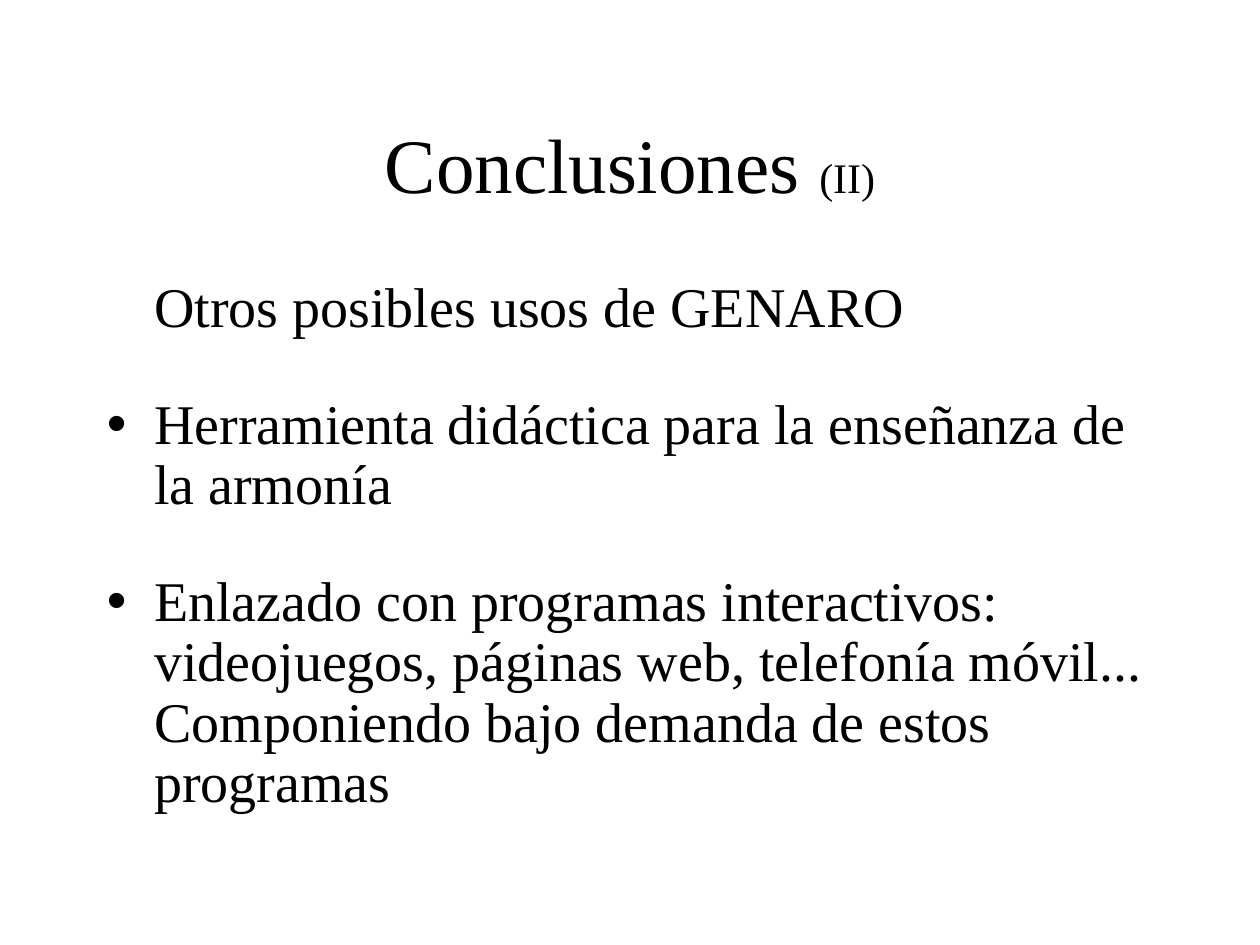
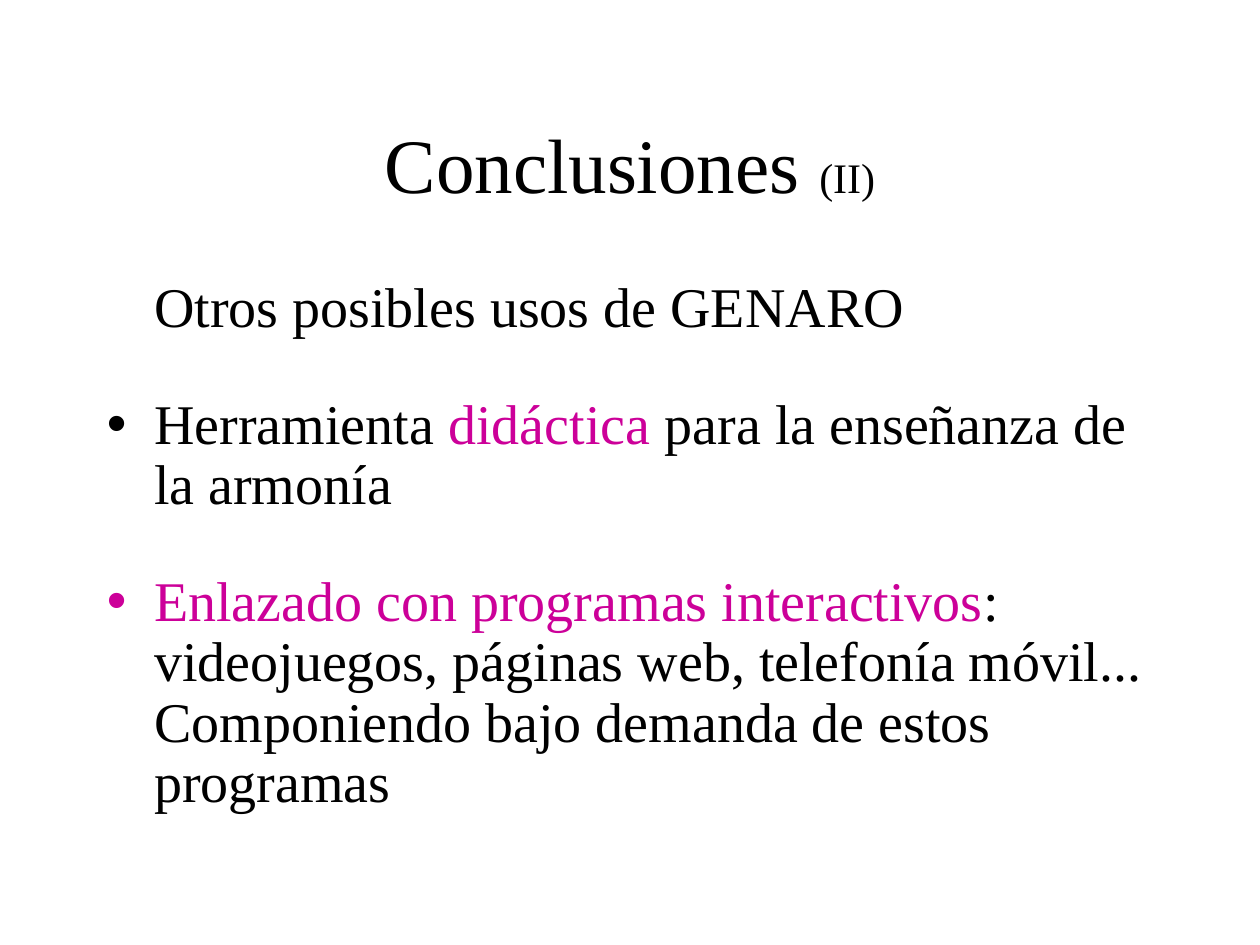
Before and after one commit to BackupTheBerlios/genaro, a slide deck: slide 43 of Documentos/MemoriaSSII/presentacion_proyecto.ppt. Drawn at 1260x945 pixels with LibreOffice and Linux fonts; fonts in the diff are those of the drawing; background and template pictures are left out. Boxes give left, top, right and bottom in pixels: in the first picture for what was removed or moved away, otherwise in the second. Text is boxed around its words. In the diff, an @@ line names an element or a change of style, - is before the commit and + after.

```diff
--- a/Documentos/MemoriaSSII/presentacion_proyecto.ppt
+++ b/Documentos/MemoriaSSII/presentacion_proyecto.ppt
@@ text at box(154, 405, 1142, 813): text colour #000000 to #CC0099 in "didáctica", "Enlazado con programas interactivos:"; bullet colour #000000 to #CC0099 @@
```
Also in this commit, not shown: 14 other slides changed.
